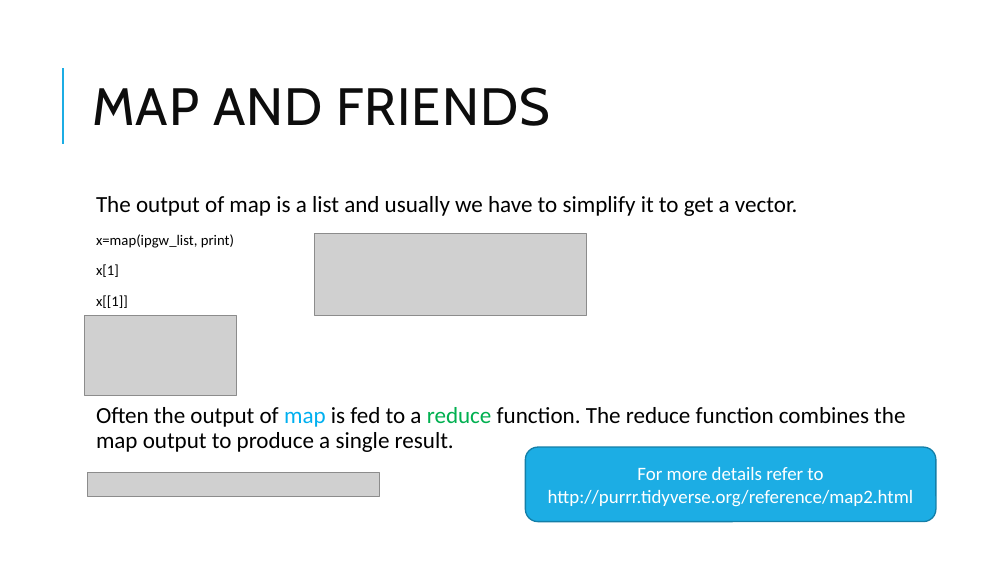
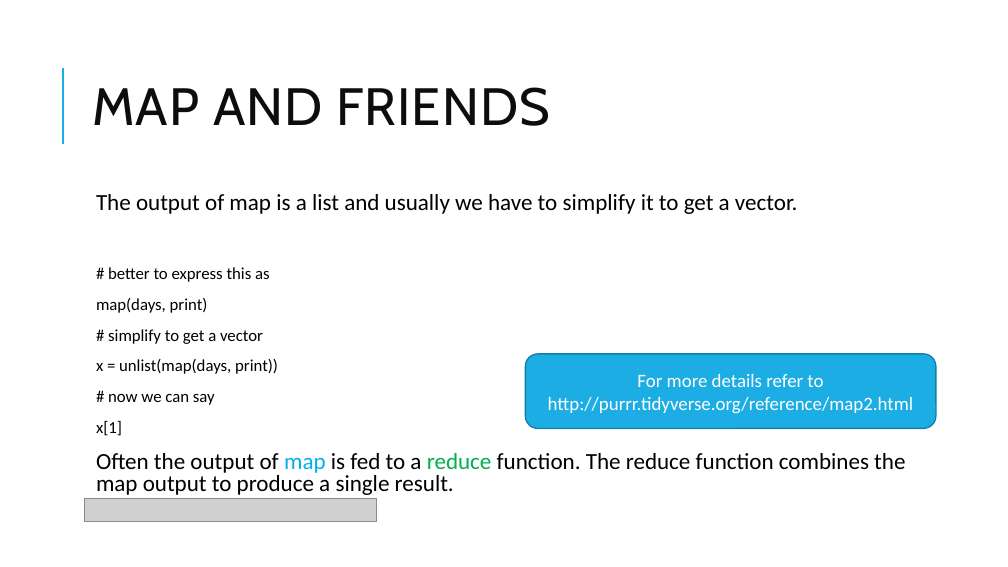
Before and after one commit to aarora79/DS_For_HighSchoolers-Summer-2018-, a slide deck: slide 12 of class1/Class1.pptx. Drawn at 1008x567 pixels with LibreOffice and Linux fonts; fonts in the diff are those of the drawing; grey boxes stand for pictures. Boxes give left, top, right and bottom in pixels: in the first picture for what was removed or moved away, otherwise in the second. Text is boxed around its words. In the diff, an @@ line names an element or a change of style, - is before the commit and + after.

```diff
--- a/class1/Class1.pptx
+++ b/class1/Class1.pptx
@@ text at (x1=96, y1=194, x2=905, y2=495): size 14 to 16 pt in "x[1]"; line spacing 0.9 to 0.8 @@
@@ picture removed at (x1=315, y1=234, x2=586, y2=315) @@
@@ text at (x1=96, y1=267, x2=278, y2=405): text changed; size 14 to 16 pt @@
-  x=map(ipgw_list, print)
+  # better to express this as
+  map(days, print)
+  # simplify to get a vector
+  x = unlist(map(days, print))
+  # now we can say
@@ text at (x1=96, y1=295, x2=128, y2=308): paragraph removed @@
-  x[[1]]
@@ picture removed at (x1=85, y1=315, x2=237, y2=395) @@
@@ rounded rectangle "For more details refer to ..." moved from (x1=526, y1=447, x2=936, y2=522) to (x1=526, y1=354, x2=936, y2=429) @@
@@ picture moved from (x1=87, y1=473, x2=379, y2=496) to (x1=85, y1=498, x2=377, y2=522) @@
```
Also in this commit, not shown: 4 other slides changed.
